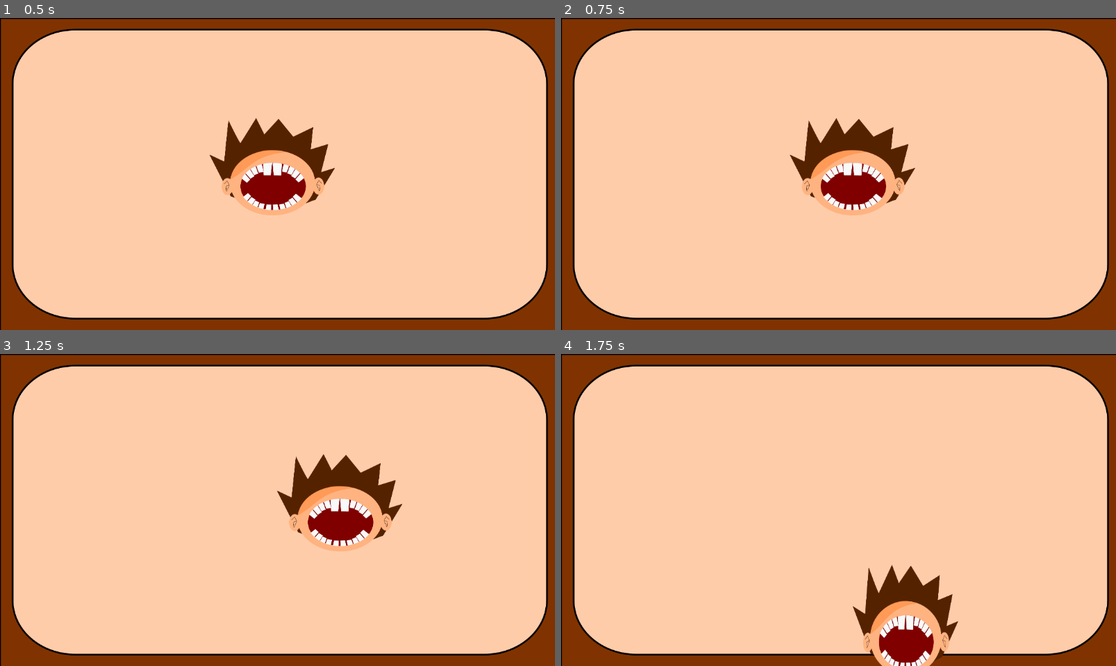
Above: before the commit, frames 1-4 (two rows, left to right).
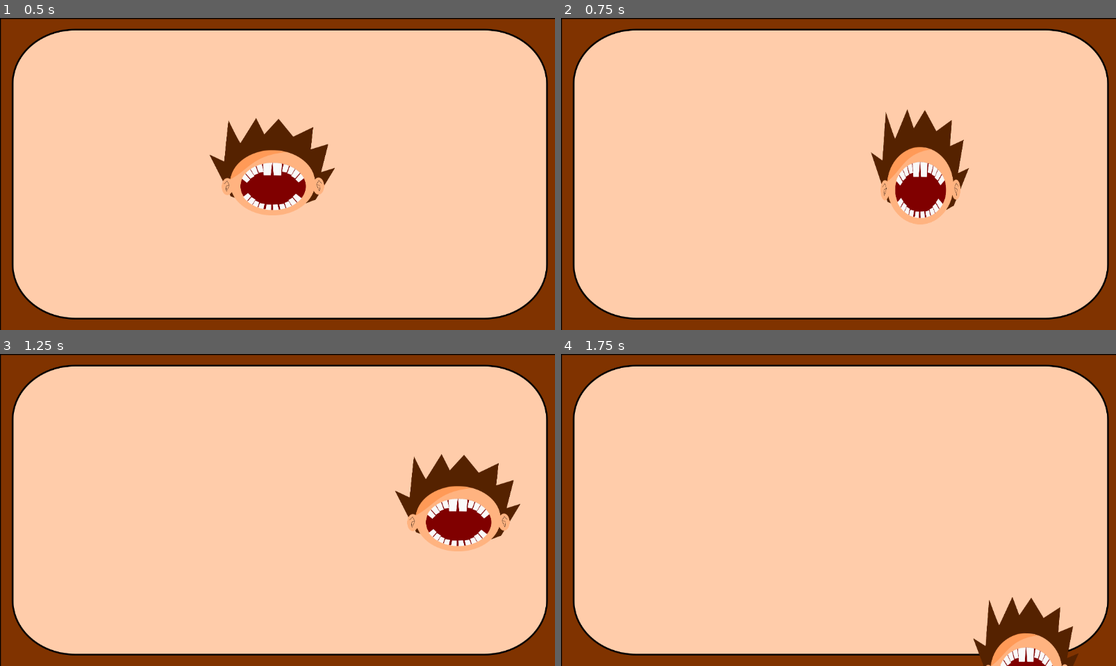
Above: after the commit, the same moments.

Repository: NitroXen/PizzBurMan
Game: Godot game, scene res://Scenes/game.tscn
The game is run twice, just before and just after one commit, with the same random seed, the same clock (stepped at 60 frames per second) and the same inputs. The project has no main scene, so this scene is started directly.
Inputs:
- Up to frame 1 (0.5 s): no input
- Up to frame 2 (0.75 s): tap Enter at 0.5 s; hold Right (right) from 0.53 s (still down); hold Space (dash) from 0.53 s (still down)
- Up to frame 3 (1.25 s): keep holding Right (right); keep holding Space (dash)
- Up to frame 4 (1.75 s): release Right (right) at 1.28 s; release Space (dash) at 1.28 s; hold Down (down) from 1.28 s (still down); tap Space (dash) at 1.35 s

Frame 1 is identical in both runs. In frame 2, 7.4% of the frame differs, in the area x 41-74%, y 29-67%; in frame 3, 9.0%, in the area x 49-94%, y 32-64%; in frame 4, 6.9%.

Commit message:
add good food

Diff:
--- a/Components/respawn_component.tscn
+++ b/Components/respawn_component.tscn
@@ -1,6 +1,7 @@
-[gd_scene load_steps=3 format=3 uid="uid://bg53aedutdx68"]
+[gd_scene load_steps=4 format=3 uid="uid://bg53aedutdx68"]
 
 [ext_resource type="Script" uid="uid://ccrks4s57klbr" path="res://Scripts/respawn_component.gd" id="1_0y0en"]
+[ext_resource type="PackedScene" uid="uid://dqofulghxmqn6" path="res://Scenes/food.tscn" id="2_q6k53"]
 
 [sub_resource type="Curve2D" id="Curve2D_q6k53"]
 _data = {
@@ -10,6 +11,7 @@
 
 [node name="RespawnComponent" type="Node2D"]
 script = ExtResource("1_0y0en")
+good_food = ExtResource("2_q6k53")
 
 [node name="Path2D" type="Path2D" parent="."]
 curve = SubResource("Curve2D_q6k53")
@@ -19,6 +21,7 @@
 rotation = -0.00435537
 
 [node name="FoodTimer" type="Timer" parent="."]
-wait_time = 3.0
+wait_time = 2.0
+autostart = true
 
 [connection signal="timeout" from="FoodTimer" to="." method="_on_food_timer_timeout"]
--- /dev/null
+++ b/Scenes/food.tscn
@@ -0,0 +1,18 @@
+[gd_scene load_steps=4 format=3 uid="uid://dqofulghxmqn6"]
+
+[ext_resource type="Script" uid="uid://dslwjbn0tbsac" path="res://Scripts/food.gd" id="1_fhto3"]
+[ext_resource type="Texture2D" uid="uid://dfp6lwsxnj1vd" path="res://assets/Burger.svg" id="2_h4kkx"]
+
+[sub_resource type="CircleShape2D" id="CircleShape2D_d37wj"]
+radius = 58.2151
+
+[node name="Food" type="RigidBody2D"]
+gravity_scale = 0.0
+script = ExtResource("1_fhto3")
+
+[node name="Sprite2D" type="Sprite2D" parent="."]
+scale = Vector2(0.5, 0.5)
+texture = ExtResource("2_h4kkx")
+
+[node name="CollisionShape2D" type="CollisionShape2D" parent="."]
+shape = SubResource("CircleShape2D_d37wj")
--- a/Scenes/game.tscn
+++ b/Scenes/game.tscn
@@ -1,19 +1,23 @@
-[gd_scene load_steps=5 format=3 uid="uid://bicxbufqv1og6"]
+[gd_scene load_steps=6 format=3 uid="uid://bicxbufqv1og6"]
 
 [ext_resource type="PackedScene" uid="uid://c0n7metfq4hyl" path="res://Scenes/player.tscn" id="1_ebmjs"]
 [ext_resource type="Texture2D" uid="uid://ceonep4ln00hp" path="res://assets/Campo.svg" id="1_qxrlw"]
+[ext_resource type="Script" uid="uid://b42ruc8qf3q1c" path="res://Scripts/game.gd" id="1_wowpa"]
 [ext_resource type="Script" uid="uid://2pvjtafoi6er" path="res://Scripts/player.gd" id="3_wrm1d"]
 [ext_resource type="PackedScene" uid="uid://bg53aedutdx68" path="res://Components/respawn_component.tscn" id="4_3dryh"]
 
 [node name="Game" type="Node2D"]
+script = ExtResource("1_wowpa")
 
 [node name="Sprite2D" type="Sprite2D" parent="."]
 position = Vector2(580, 325)
 scale = Vector2(0.604167, 0.611111)
 texture = ExtResource("1_qxrlw")
 
+[node name="RespawnComponent" parent="." instance=ExtResource("4_3dryh")]
+
 [node name="Player" parent="." instance=ExtResource("1_ebmjs")]
 position = Vector2(565, 309)
 script = ExtResource("3_wrm1d")
 
-[node name="RespawnComponent" parent="." instance=ExtResource("4_3dryh")]
+[connection signal="area_entered" from="Player" to="." method="_on_player_area_entered"]
--- a/Scenes/player.tscn
+++ b/Scenes/player.tscn
@@ -41,6 +41,21 @@
 radius = 77.0
 height = 276.0
 
+[sub_resource type="Animation" id="Animation_x3wgy"]
+length = 0.001
+tracks/0/type = "value"
+tracks/0/imported = false
+tracks/0/enabled = true
+tracks/0/path = NodePath("AnimatedSprite2D:scale")
+tracks/0/interp = 1
+tracks/0/loop_wrap = true
+tracks/0/keys = {
+"times": PackedFloat32Array(0),
+"transitions": PackedFloat32Array(1),
+"update": 0,
+"values": [Vector2(1, 1)]
+}
+
 [sub_resource type="Animation" id="Animation_fkybt"]
 resource_name = "move_dash"
 length = 0.5
@@ -55,21 +70,6 @@
 "transitions": PackedFloat32Array(1, 1, 1),
 "update": 0,
 "values": [Vector2(1, 1), Vector2(0.7, 1.25), Vector2(1, 1)]
-}
-
-[sub_resource type="Animation" id="Animation_x3wgy"]
-length = 0.001
-tracks/0/type = "value"
-tracks/0/imported = false
-tracks/0/enabled = true
-tracks/0/path = NodePath("AnimatedSprite2D:scale")
-tracks/0/interp = 1
-tracks/0/loop_wrap = true
-tracks/0/keys = {
-"times": PackedFloat32Array(0),
-"transitions": PackedFloat32Array(1),
-"update": 0,
-"values": [Vector2(1, 1)]
 }
 
 [sub_resource type="AnimationLibrary" id="AnimationLibrary_3smsa"]
--- /dev/null
+++ b/Scripts/autoload.gd
@@ -0,0 +1,3 @@
+extends Node
+
+var puntuacion = 0
--- /dev/null
+++ b/Scripts/food.gd
@@ -0,0 +1,17 @@
+extends RigidBody2D
+
+var foods = ["res://assets/Burger.svg","res://assets/Pizza.svg"]
+
+@onready var x_pos = randf_range(-1,1)
+@onready var y_pos = randf_range(-1,1)
+
+func _ready() -> void:
+
+	if randi_range(0,2) == 0:
+		$Sprite2D.texture = foods[0]
+	else:
+		$Sprite2D.texture = foods[1]
+
+func _process(delta: float) -> void:
+	position.x += x_pos
+	position.y += y_pos
--- /dev/null
+++ b/Scripts/game.gd
@@ -0,0 +1,6 @@
+extends Node2D
+
+
+
+func _on_player_area_entered(area: Area2D) -> void:
+	area.queue_free()
--- a/Scripts/player.gd
+++ b/Scripts/player.gd
@@ -1,7 +1,7 @@
 extends Area2D
 
-@export var speed = 200
-@export var dash_duration = 0.5
+@export var speed = 300
+@export var dash_duration = 0.3
 
 
 var is_dashing = false
@@ -13,28 +13,33 @@
 
 func _physics_process(delta: float) -> void:
 	dir = Input.get_vector("left","right","up","down")
+	if Input.is_action_just_pressed("dash"):
+		is_dashing = true
 	if dir.length() > 0:
 		dir = dir.normalized()
 	if is_dashing:
 		dash_timer += delta
-		vel = dash_direction * 600
+		dir *= 3
+		vel = dir * speed
 		$AnimationPlayer.play("move_dash")
 		if dash_timer > dash_duration:
 			dash_timer = 0.0
 			is_dashing = false
+			speed = 300
 			vel = Vector2.ZERO
 	else:
-		vel = dir * speed
-	position += vel*delta
+		vel.x = dir.x * speed
+		vel.y = dir.y * speed
+	position += vel * delta
 	position = position.clamp(Vector2.ZERO, get_viewport_rect().size)
 
-func _unhandled_input(event: InputEvent) -> void:
-	if event.is_action_pressed("dash") and dir != Vector2.ZERO:
-		is_dashing = true
-		dash_direction = Input.get_vector("left", "right", "up", "down")
-		if dash_direction.length() == 0:
-			dash_direction = Vector2.ZERO # Default to up if no direction is pressed
-		dash_direction = dash_direction.normalized()
+#func _unhandled_input(event: InputEvent) -> void:
+	#if event.is_action_pressed("dash") and dir != Vector2.ZERO:
+		#is_dashing = true
+		#dash_direction = Input.get_vector("left", "right", "up", "down")
+		#if dash_direction.length() == 0:
+			#dash_direction = Vector2.ZERO # Default to up if no direction is pressed
+		#dash_direction = dash_direction.normalized()
 
 #func dash():
 	#$AnimationPlayer.play("move_dash")
--- a/Scripts/respawn_component.gd
+++ b/Scripts/respawn_component.gd
@@ -7,4 +7,5 @@
 
 
 func _on_food_timer_timeout() -> void:
-	pass # Replace with function body.
+	var food = good_food.instantiate()
+	add_child(food)
--- a/project.godot
+++ b/project.godot
@@ -13,6 +13,10 @@
 config/name="PizzBurMan"
 config/features=PackedStringArray("4.4", "Mobile")
 config/icon="res://icon.svg"
+
+[autoload]
+
+Autoload="*res://Scripts/autoload.gd"
 
 [input]
 
Not shown, added: Scripts/autoload.gd.uid
Not shown, added: Scripts/food.gd.uid
Not shown, added: Scripts/game.gd.uid
